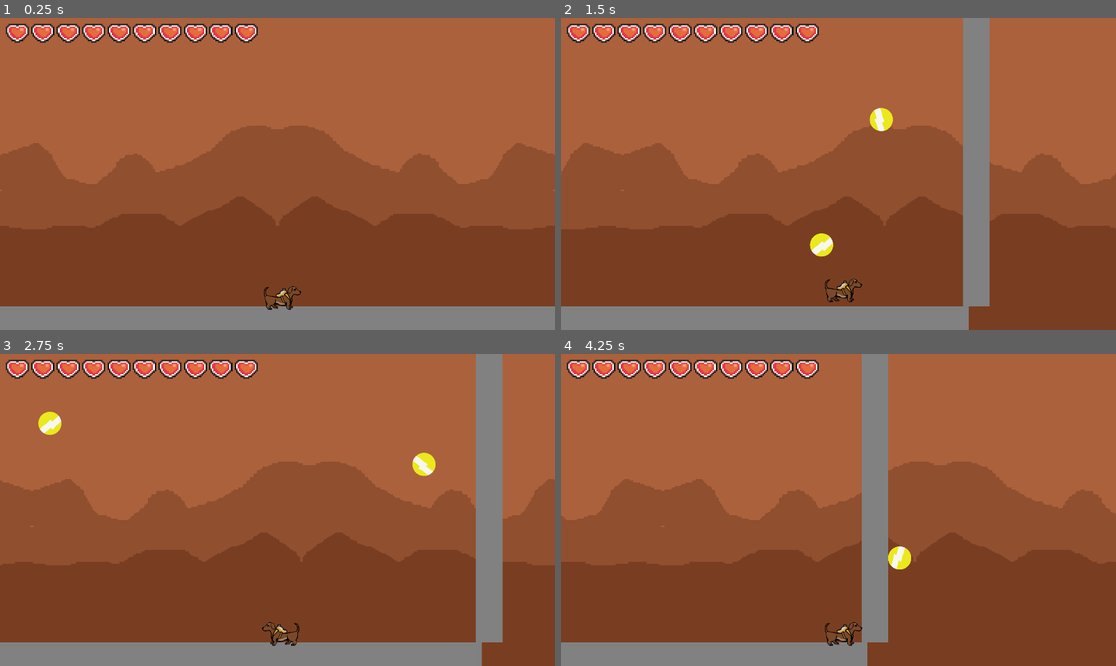
Above: before the commit, frames 1-4 (two rows, left to right).
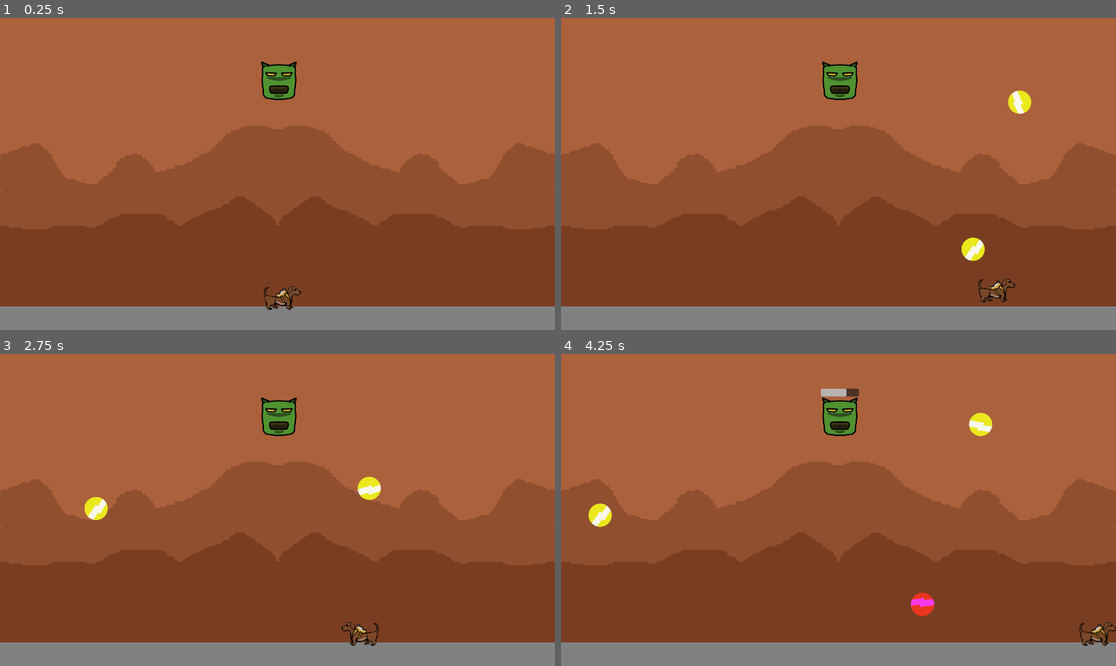
Above: after the commit, the same moments.

Repository: AnaVSSCaldeira/Salsicha-The-Game
Game: Godot game, scene res://Scenes/Game/Scenes/Game.tscn
Two runs of this game, one before a commit and one after it. Both use one fixed random seed, a clock stepped at 60 frames per second and the inputs below.
Inputs (mouse positions are in pixels of both pictures, inside the frame that each line leads up to):
- Up to frame 1 (0.25 s): no input
- Up to frame 2 (1.5 s): tap Enter (ui_accept) at 0.5, 0.77 s; move the mouse to (960, 158) at 0.52 s; hold Shift 0.53-1.28 s; hold D (right) from 0.53 s (still down); click (960, 158) at 0.67 s; move the mouse to (727, 189) at 1.27 s; tap Shift at 1.35 s; click (727, 189) at 1.42 s
- Up to frame 3 (2.75 s): tap Enter (ui_accept) at 1.52 s; move the mouse to (333, 441) at 2.02 s; release D (right) at 2.03 s; hold A (left) from 2.03 s (still down); hold Shift from 2.03 s (still down); click (333, 441) at 2.17 s
- Up to frame 4 (4.25 s): move the mouse to (810, 572) at 2.77 s; release A (left) at 2.78 s; release Shift at 2.78 s; hold D (right) from 2.78 s (still down); tap Shift at 2.85 s; click (810, 572) at 2.92 s; tap Enter (ui_accept) at 3.02, 3.77 s; move the mouse to (1005, 556) at 3.52 s; hold Shift from 3.53 s (still down); click (1005, 556) at 3.67 s

The runs differ from the first frame. In frame 1, 2.7% of the frame differs, in the area x 1-54%, y 1-27%; in frame 2, 16%; in frame 3, 14%; in frame 4, 19%, in the area x 0-100%, y 0-100%.

Commit message:
Spawn de inimigos e poderes

Diff:
--- a/Salsicha/salsicha/Scenes/Game/Scenes/Game.tscn
+++ b/Salsicha/salsicha/Scenes/Game/Scenes/Game.tscn
@@ -1,13 +1,18 @@
-[gd_scene load_steps=6 format=3 uid="uid://bjb5bxg43f6ir"]
+[gd_scene load_steps=8 format=3 uid="uid://bjb5bxg43f6ir"]
 
 [ext_resource type="PackedScene" uid="uid://cac3plj0yo8cx" path="res://Scenes/Game/Scenes/Salsicha.tscn" id="1_3npm6"]
 [ext_resource type="PackedScene" uid="uid://dr31c7kgkwvym" path="res://Scenes/Game/Scenes/Hud.tscn" id="1_5cy7k"]
 [ext_resource type="Script" uid="uid://cjapypki4nqf" path="res://Scenes/Game/Scripts/game.gd" id="1_iidra"]
 [ext_resource type="PackedScene" uid="uid://1ghcm2qqdkf5" path="res://Scenes/Game/Scenes/Ground.tscn" id="2_37rrd"]
 [ext_resource type="PackedScene" uid="uid://dlmrlbnqqg6n3" path="res://Scenes/Game/Scenes/Parallax_bg.tscn" id="3_337gq"]
+[ext_resource type="PackedScene" uid="uid://cslnr65pa2nyn" path="res://Scenes/Game/Scenes/enemy_spawn.tscn" id="6_r3fxi"]
+[ext_resource type="Texture2D" uid="uid://bqyfc00hkdkyi" path="res://Scenes/Game/Images/ground_rock.png" id="7_blyp7"]
 
 [node name="Main_Game" type="Node2D"]
 script = ExtResource("1_iidra")
+
+[node name="Spawn" parent="." instance=ExtResource("6_r3fxi")]
+position = Vector2(965, 220)
 
 [node name="HUD" parent="." instance=ExtResource("1_5cy7k")]
 offset = Vector2(20, 20)
@@ -31,10 +36,44 @@
 [node name="Salsicha" parent="." instance=ExtResource("1_3npm6")]
 position = Vector2(974, 976)
 
-[node name="Camera2D" type="Camera2D" parent="Salsicha"]
-position = Vector2(-14, -430)
-rotation = -1.5708
-scale = Vector2(43.817, -1.8467)
-limit_top = 0
+[node name="ParallaxBackground" parent="." instance=ExtResource("3_337gq")]
 
-[node name="ParallaxBackground" parent="." instance=ExtResource("3_337gq")]
+[node name="Screen" type="Control" parent="."]
+layout_mode = 3
+anchors_preset = 0
+offset_right = 40.0
+offset_bottom = 40.0
+
+[node name="Sprite2D" type="Sprite2D" parent="Screen"]
+position = Vector2(938, 395.25)
+scale = Vector2(24.86, 9.51)
+texture = ExtResource("7_blyp7")
+
+[node name="Label" type="Label" parent="Screen"]
+layout_mode = 0
+offset_left = 342.0
+offset_top = 187.0
+offset_right = 1523.0
+offset_bottom = 439.0
+theme_override_font_sizes/font_size = 80
+text = "Fim de jogo
+Deseja tentar novamente?"
+horizontal_alignment = 1
+
+[node name="Button" type="Button" parent="Screen"]
+layout_mode = 0
+offset_left = 466.0
+offset_top = 496.0
+offset_right = 816.0
+offset_bottom = 559.0
+theme_override_font_sizes/font_size = 40
+text = "Tentar de novo"
+
+[node name="Button2" type="Button" parent="Screen"]
+layout_mode = 0
+offset_left = 1029.0
+offset_top = 497.0
+offset_right = 1379.0
+offset_bottom = 560.0
+theme_override_font_sizes/font_size = 40
+text = "Sair"
--- a/Salsicha/salsicha/Scenes/Game/Scenes/Parallax_bg.tscn
+++ b/Salsicha/salsicha/Scenes/Game/Scenes/Parallax_bg.tscn
@@ -7,8 +7,6 @@
 [node name="ParallaxBackground" type="ParallaxBackground"]
 
 [node name="ParallaxLayer" type="Parallax2D" parent="."]
-repeat_size = Vector2(1920, 0)
-repeat_times = 3
 
 [node name="Sprite2D" type="Sprite2D" parent="ParallaxLayer"]
 texture_filter = 1
@@ -17,9 +15,6 @@
 texture = ExtResource("1_h1ang")
 
 [node name="ParallaxLayer2" type="Parallax2D" parent="."]
-scroll_scale = Vector2(0.6, 0.6)
-repeat_size = Vector2(1920, 0)
-repeat_times = 3
 
 [node name="Sprite2D" type="Sprite2D" parent="ParallaxLayer2"]
 texture_filter = 1
@@ -27,9 +22,6 @@
 texture = ExtResource("2_scmyc")
 
 [node name="ParallaxLayer3" type="Parallax2D" parent="."]
-scroll_scale = Vector2(0.7, 0.7)
-repeat_size = Vector2(1920, 0)
-repeat_times = 3
 
 [node name="Sprite2D" type="Sprite2D" parent="ParallaxLayer3"]
 texture_filter = 1
--- a/Salsicha/salsicha/Scenes/Game/Scenes/Salsicha.tscn
+++ b/Salsicha/salsicha/Scenes/Game/Scenes/Salsicha.tscn
@@ -47,4 +47,9 @@
 [node name="Invulnerable_timer" type="Timer" parent="."]
 wait_time = 0.675
 
+[node name="Shoot_delay" type="Timer" parent="."]
+wait_time = 0.5
+one_shot = true
+
 [connection signal="timeout" from="Invulnerable_timer" to="." method="_on_invulnerable_timer_timeout"]
+[connection signal="timeout" from="Shoot_delay" to="." method="_on_shoot_delay_timeout"]
--- a/Salsicha/salsicha/Scenes/Game/Scenes/enemy.tscn
+++ b/Salsicha/salsicha/Scenes/Game/Scenes/enemy.tscn
@@ -1,13 +1,13 @@
 [gd_scene load_steps=5 format=3 uid="uid://dolrp6cicim2l"]
 
-[ext_resource type="Texture2D" uid="uid://dr16sqgwtqtfr" path="res://Scenes/Game/Images/bg1.png" id="1_ed6uf"]
-[ext_resource type="Script" uid="uid://7ou5dyrmod5k" path="res://Scenes/Game/Scenes/enemy.gd" id="1_hifi0"]
+[ext_resource type="Script" uid="uid://7ou5dyrmod5k" path="res://Scenes/Game/Scripts/enemy.gd" id="1_hifi0"]
+[ext_resource type="Texture2D" uid="uid://c7xxrjbaf004d" path="res://Scenes/Game/Images/enemy.png" id="2_hifi0"]
 
 [sub_resource type="SpriteFrames" id="SpriteFrames_qi2p4"]
 animations = [{
 "frames": [{
 "duration": 1.0,
-"texture": ExtResource("1_ed6uf")
+"texture": ExtResource("2_hifi0")
 }],
 "loop": true,
 "name": &"default",
@@ -15,19 +15,17 @@
 }]
 
 [sub_resource type="RectangleShape2D" id="RectangleShape2D_4gyqm"]
-size = Vector2(132, 133)
+size = Vector2(122, 132)
 
 [node name="Enemy1" type="Area2D" groups=["enemies"]]
 script = ExtResource("1_hifi0")
 
 [node name="AnimatedSprite2D" type="AnimatedSprite2D" parent="."]
-modulate = Color(0.992087, 0.096098, 0.0454726, 1)
 position = Vector2(1.19209e-07, -3.57628e-07)
-scale = Vector2(0.0683494, 0.122454)
 sprite_frames = SubResource("SpriteFrames_qi2p4")
 
 [node name="CollisionShape2D" type="CollisionShape2D" parent="."]
-position = Vector2(0, -0.5)
+position = Vector2(0, -3)
 shape = SubResource("RectangleShape2D_4gyqm")
 
 [node name="Life" type="ProgressBar" parent="."]
--- /dev/null
+++ b/Salsicha/salsicha/Scenes/Game/Scenes/enemy_spawn.tscn
@@ -0,0 +1,6 @@
+[gd_scene load_steps=2 format=3 uid="uid://cslnr65pa2nyn"]
+
+[ext_resource type="Script" uid="uid://cwreej5aan46p" path="res://Scenes/Game/Scripts/enemy_spawner.gd" id="1_ycyo7"]
+
+[node name="Spawn" type="Marker2D"]
+script = ExtResource("1_ycyo7")
--- /dev/null
+++ b/Salsicha/salsicha/Scenes/Game/Scenes/power_card.tscn
@@ -0,0 +1,46 @@
+[gd_scene load_steps=3 format=3 uid="uid://wcwend7ncywa"]
+
+[ext_resource type="Texture2D" uid="uid://bqyfc00hkdkyi" path="res://Scenes/Game/Images/ground_rock.png" id="1_0vxud"]
+
+[sub_resource type="SpriteFrames" id="SpriteFrames_bpfxr"]
+animations = [{
+"frames": [{
+"duration": 1.0,
+"texture": ExtResource("1_0vxud")
+}],
+"loop": true,
+"name": &"default",
+"speed": 5.0
+}]
+
+[node name="Control" type="Control"]
+layout_mode = 3
+anchors_preset = 0
+offset_right = 40.0
+offset_bottom = 40.0
+scale = Vector2(0.839999, 0.839999)
+
+[node name="AnimatedSprite2D" type="AnimatedSprite2D" parent="."]
+position = Vector2(316.5, 509.5)
+scale = Vector2(13.66, 21.38)
+sprite_frames = SubResource("SpriteFrames_bpfxr")
+
+[node name="Control" type="Control" parent="."]
+anchors_preset = 0
+offset_right = 40.0
+offset_bottom = 40.0
+
+[node name="AnimatedSprite2D2" type="AnimatedSprite2D" parent="Control"]
+modulate = Color(0, 0.00784314, 0.0666667, 1)
+position = Vector2(317, 196)
+scale = Vector2(12.38, 7.29)
+sprite_frames = SubResource("SpriteFrames_bpfxr")
+
+[node name="Label" type="Label" parent="Control"]
+layout_mode = 0
+offset_top = 395.0
+offset_right = 628.0
+offset_bottom = 1022.0
+theme_override_font_sizes/font_size = 50
+text = "TESTE TESTE TESTEfsdfsfsfsdfffffddddddddddddddddddddddddddddddddddddddddddddddddddddddddddddddddddddddddddddddddddddddddddddddddddddddddddddddddddd"
+autowrap_mode = 1
--- a/Salsicha/salsicha/Scenes/Game/Scripts/Salsicha.gd
+++ b/Salsicha/salsicha/Scenes/Game/Scripts/Salsicha.gd
@@ -6,6 +6,7 @@
 var run
 var invulnerable = false
 var invulnerable_count
+var ammo_delay = false
 
 func _physics_process(delta):
 	if not is_on_floor():
@@ -35,11 +36,13 @@
 	move_and_slide()
 
 func _input(event):
-	if event is InputEventMouseButton and event.pressed and event.button_index == MOUSE_BUTTON_LEFT:
+	if event is InputEventMouseButton and event.pressed and event.button_index == MOUSE_BUTTON_LEFT and ammo_delay == false:
 		var  bullet = preload("res://Scenes/Game/Scenes/bullet.tscn").instantiate()
 		bullet.get_node("AnimatedSprite2D").play($"/root/Global".bullet_type)
 		bullet.global_position = Vector2(global_position.x,global_position.y-100)
 		get_tree().current_scene.add_child(bullet)
+		ammo_delay = true
+		$Shoot_delay.start()
 
 
 func player_damage(damage):
@@ -52,7 +55,7 @@
 			invulnerable = true
 			$Invulnerable_timer.start(0.25)
 	else:
-		print("game over")
+		get_parent().game_over()
 
 func _on_invulnerable_timer_timeout():
 	visible = not visible
@@ -63,3 +66,7 @@
 		invulnerable = false
 		$Invulnerable_timer.stop()
 		visible = true
+
+
+func _on_shoot_delay_timeout():
+	ammo_delay = false
--- a/Salsicha/salsicha/Scenes/Game/Scenes/enemy.gd
+++ b/Salsicha/salsicha/Scenes/Game/Scripts/enemy.gd
@@ -3,6 +3,7 @@
 var life = 3
 
 func _ready():
+	print("OI")
 	$Life.max_value = life
 	$Life.value = life
 	$Life.visible = false
--- /dev/null
+++ b/Salsicha/salsicha/Scenes/Game/Scripts/enemy_spawner.gd
@@ -0,0 +1,18 @@
+extends Marker2D
+
+var enemy1 = preload("res://Scenes/Game/Scenes/enemy.tscn")
+@export var waves_list = {}
+@export var wave: int
+
+func _ready():
+    waves_list = {"0": [enemy1, enemy1, enemy1], "1": [enemy1, enemy1, enemy1, enemy1, enemy1, enemy1]}
+    wave = 0
+    call_deferred("_enemy_wave")
+
+func _enemy_wave():
+    for enemy in waves_list[str(wave)]:
+        var enemy_child = enemy.instantiate()
+        enemy_child.global_position = global_position
+        get_parent().add_child(enemy_child)
+        print(enemy_child)
+    wave += 1
--- a/Salsicha/salsicha/Scenes/Game/Scripts/game.gd
+++ b/Salsicha/salsicha/Scenes/Game/Scripts/game.gd
@@ -7,9 +7,11 @@
 func _ready():
 	Input.set_custom_mouse_cursor(load("res://Scenes/Game/Images/aim.png"))
 	heartsConteiner.setMaxHearts($"/root/Global".player_life)
+	$Screen.visible = false
+	$"/root/Global".restart()
 
 func game_over():
-	pass
+	$Screen.visible = true
 
 func get_powers():
 	pass
--- /dev/null
+++ b/Salsicha/salsicha/Scenes/Game/powers_choices.tscn
@@ -0,0 +1,7 @@
+[gd_scene format=3 uid="uid://d2muduohiit6b"]
+
+[node name="Control" type="Control"]
+layout_mode = 3
+anchors_preset = 0
+offset_right = 1920.0
+offset_bottom = 1080.0
--- a/Salsicha/salsicha/Scenes/global.gd
+++ b/Salsicha/salsicha/Scenes/global.gd
@@ -1,7 +1,13 @@
 extends Node
 
-@export var player_life = 10
-@export var bullet_type = "default"
-@export var bullet_damage = 1
-@export var powers_number = 3
-@export var powers = {}
+@export var player_life: int
+@export var bullet_type: String
+@export var bullet_damage: int
+@export var powers_number: int
+@export var powers = {"1": {"Name": "Calanguinho", "Description": "Vire um calanguinho! Diminua de tamanho e fique mais rápido!\nAperte a tecla Q para usar.\nEste poder substituirá o atual."}, "2": {"Name": "Projetil saboroso", "Description": "Atire cachorros-quentos nos inimigos! São mais lentos mas dão mais dano."}, "3": {"Name": "Dash Bolinha", "Description": "Ao correr, você vira uma bolinha e aumenta sua velocidade."}, "4": {"Name": "Aumento de velocidade", "Description": "Aumenta o valor da sua velocidade em 5%"}, "5": {"Name": "Aumento de ataque", "Description": "Aumenta o valor do seu ataque em 5%"}, "6": {"Name": "Latido Super Sônico", "Description": "Dê um latido poderoso que dá um bom dano em área mas sem muito alcance.\nAperte a tecla Q para usar.\nEste poder substituirá o atual."}}
+
+func restart():
+    player_life = 5
+    bullet_type = "default"
+    bullet_damage = 1
+    powers_number = 3
Binary file added: Salsicha/salsicha/Scenes/Game/Images/enemy.png
Not shown, added: Salsicha/salsicha/Scenes/Game/Images/enemy.png.import
Renamed: Salsicha/salsicha/Scenes/Game/Scenes/enemy.gd.uid -> Salsicha/salsicha/Scenes/Game/Scripts/enemy.gd.uid
Not shown, added: Salsicha/salsicha/Scenes/Game/Scripts/enemy_spawner.gd.uid
